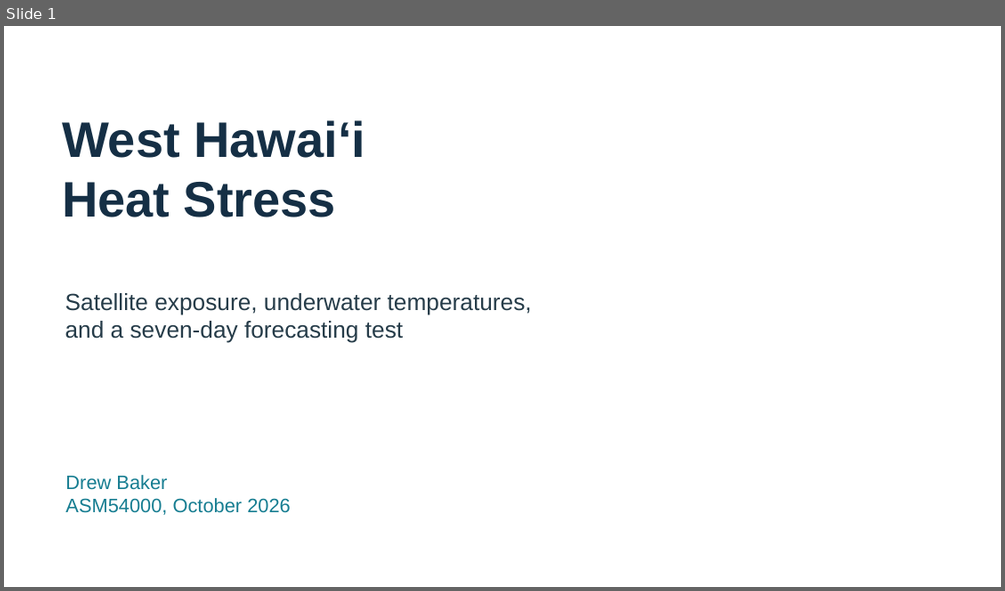
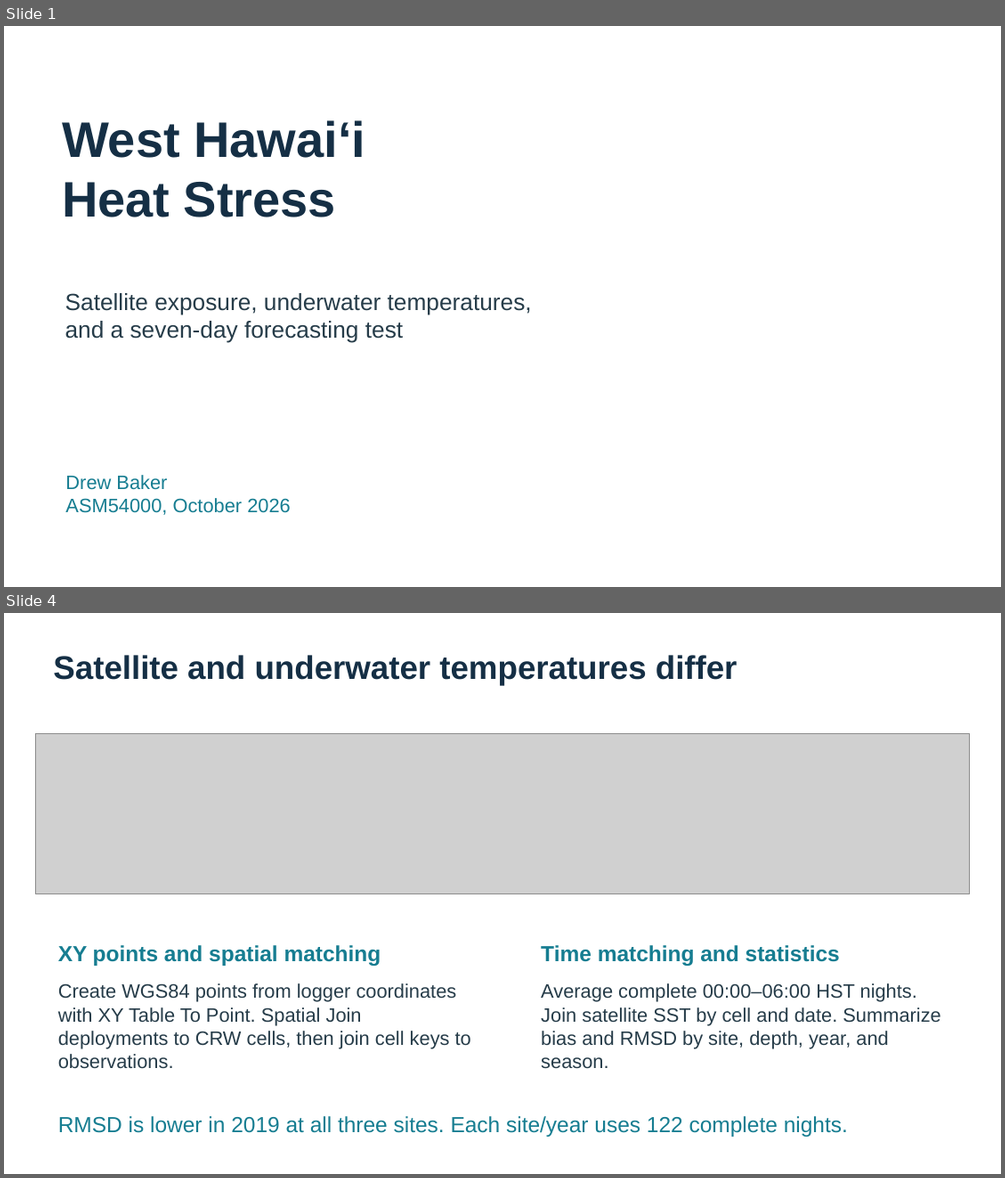
Before and after one commit to drwbkr1/West-Hawaii-Heat-Stress-ASM540, a slide deck: GISProjectDrewBaker/Documentation/GISPresentationDrewBaker.pptx. Shown one above the other, each under a label of ours: slide 1 before the commit, slides 1 and 4 after it; the slides between them are not shown. The pictures are 1005x591 and 1005x1178 pixels, drawn with LibreOffice and Linux fonts; fonts in the diff are those of the drawing; grey boxes stand for pictures. Boxes give left, top, right and bottom in pixels: in the first picture for what was removed or moved away, otherwise in the second. Text is boxed around its words. In the diff, an @@ line names an element or a change of style, - is before the commit and + after.

```diff
--- a/GISProjectDrewBaker/Documentation/GISPresentationDrewBaker.pptx
+++ b/GISProjectDrewBaker/Documentation/GISPresentationDrewBaker.pptx
@@ slide 4 added at (4, 613, 1001, 1174), background #FFFFFF @@
@@ text added at (53, 655, 737, 685), 31.5 pt, text #152F45, bold @@
+Satellite and underwater temperatures differ
@@ picture added at (35, 733, 971, 893) @@
@@ text added at (58, 945, 381, 965), 21 pt, text #167D91, bold @@
+XY points and spatial matching
@@ text added at (541, 945, 840, 965), 21 pt, text #167D91, bold @@
+Time matching and statistics
@@ text added at (58, 983, 471, 1069), 18.8 pt, text #263C49 @@
+Create WGS84 points from logger coordinates with XY Table To Point. Spatial Join deployments to CRW cells, then join cell keys to observations.
@@ text added at (541, 983, 940, 1069), 18.8 pt, text #263C49 @@
+Average complete 00:00–06:00 HST nights. Join satellite SST by cell and date. Summarize bias and RMSD by site, depth, year, and season.
@@ text added at (58, 1116, 848, 1136), 21 pt, text #167D91 @@
+RMSD is lower in 2019 at all three sites. Each site/year uses 122 complete nights.
```
Also in this commit, not shown: 1 slide changed, 3 other slides added, 4 slides removed, 1 other file.
